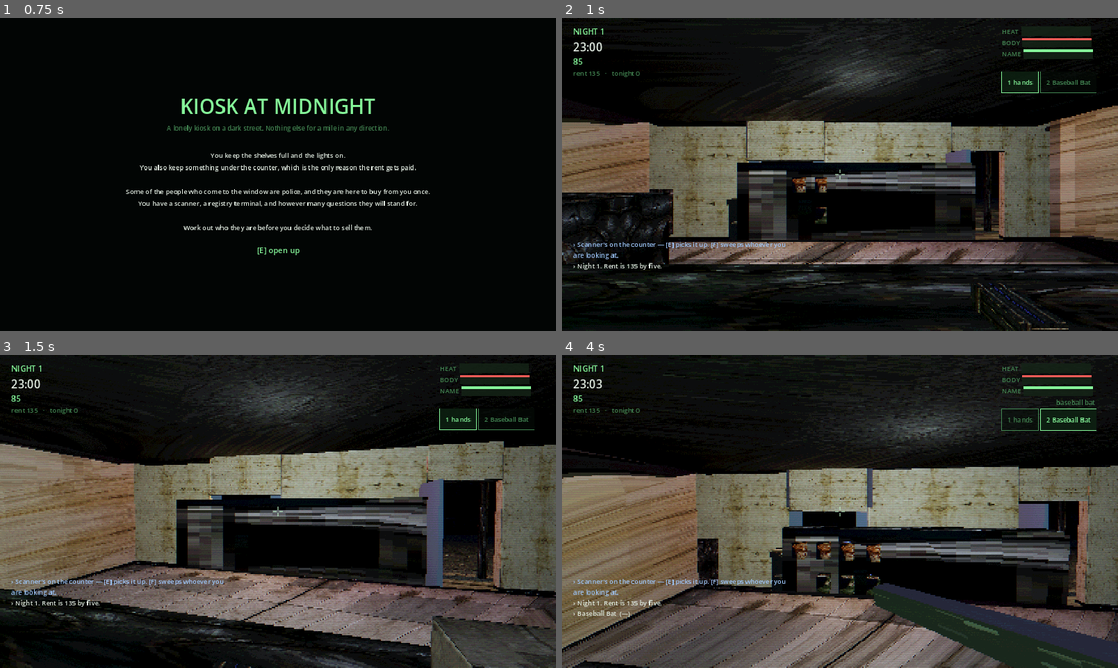
Above: before the commit, frames 1-4 (two rows, left to right).
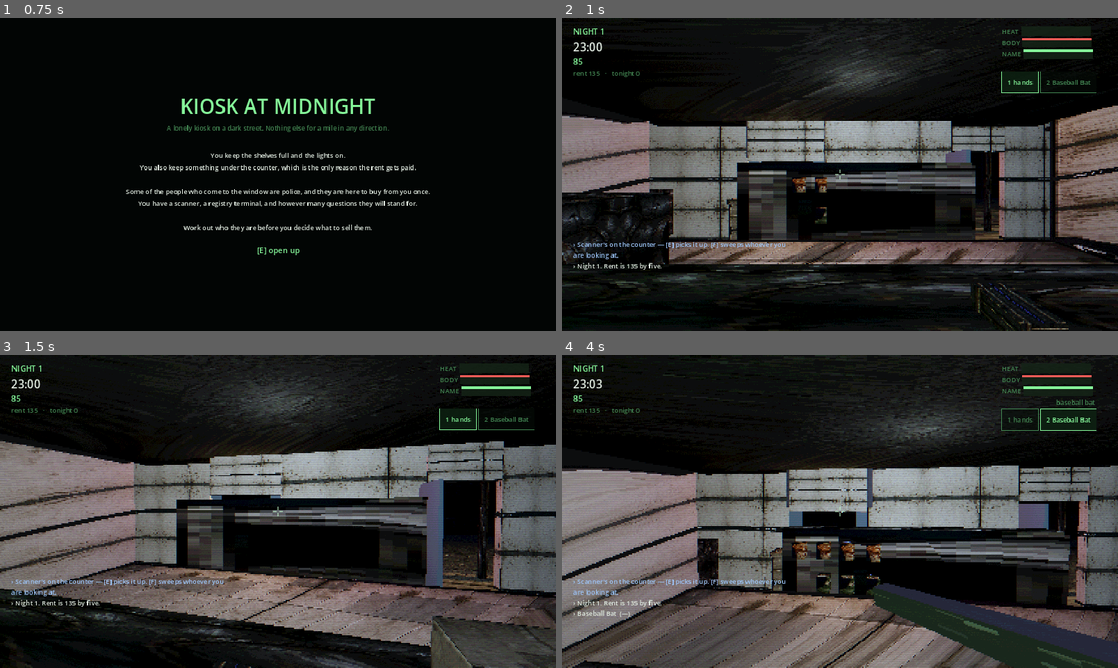
Above: after the commit, the same moments.

Repository: deeal87/Steam-game1
Game: Godot game, scene res://scenes/Boot.tscn
The game is run twice, just before and just after one commit, with the same random seed, the same clock (stepped at 60 frames per second) and the same inputs.
Inputs (mouse positions are in pixels of both pictures, inside the frame that each line leads up to):
- Up to frame 1 (0.75 s): tap Enter at 0.5 s; move the mouse to (400, 158) at 0.52 s; hold D (move_right) from 0.53 s (still down); right-click (400, 158) at 0.6 s; click (400, 158) at 0.67 s
- Up to frame 2 (1 s): keep holding D (move_right); tap Space (jump) at 0.77 s
- Up to frame 3 (1.5 s): tap Space (jump) at 1.07 s; move the mouse to (250, 511) at 1.27 s; release D (move_right) at 1.28 s; hold W (move_forward) from 1.28 s (still down); tap Ctrl (crouch) at 1.35 s
- Up to frame 4 (4 s): keep holding W (move_forward); tap Space (jump) at 1.52, 1.82, 3.02, 3.32, 3.77 s; move the mouse to (851, 505) at 2.02 s; press the mouse at (851, 505) at 2.03 s; move the mouse to (834, 517) at 2.77 s; release the mouse at (834, 517) at 2.78 s; tap X (holster) at 2.85 s; click (834, 517) at 2.92 s; move the mouse to (878, 514) at 3.52 s; hold E (interact) from 3.53 s (still down)

Frame 1 is identical in both runs. In frame 2, 18% of the frame differs, in the area x 0-100%, y 28-78%; in frame 3, 20%; in frame 4, 24%, in the area x 0-100%, y 29-95%.

Commit message:
Find the corrugated metal I said was not there, and mend two surfaces
The industrial sheet turns out to have exactly what I told you the pack
lacked: a ribbed metal panel, tileable, which is the one thing that says
shutter rather than wall. The shutter uses it now instead of the generated
corrugation. Also cut from that sheet: five sewer walls and four sewer
floors, all drawn as tileable surfaces rather than as swatches to look at,
plus riveted metal, concrete panel and dirty plaster. The tunnel walls and
floor move onto them, so the tunnels are no longer one brick everywhere.

Both surfaces you flagged were the same fault underneath. The counter front
is a photograph of a whole counter unit — pale upper panel, dark lower one —
so one copy stretched across the counter gave a flat slab with a band
through it that reads as plywood; it uses the counter *top* now, plain worn
wood with no structure, tiling three times without showing where a copy
ends. The wall swatch is a tall crop with a rail across it, and folding
something with a horizontal line in it hands that line back to you mirrored,
which was the seam behind the counter. Painted plaster is near enough
featureless to fold invisibly.

Both are the same lesson, and it is the one worth carrying into the rest of
the pack: a swatch with a feature in it cannot be mirrored, and a surface
wants to be the boring photograph rather than the interesting one.

Four crops came back with the swatch labels baked into them, mirrored, so
"CORRUGATED METAL" appeared upside down along the bottom of the shutter.
The border trim skips any row holding light text, which is most of a label.
Re-cut ten pixels lower.

A hundred and three painted surfaces, confirmed in the shipped binary.

Verified: smoke, balance and soak clean; all three platforms export.

Co-Authored-By: Claude Opus 5 <noreply@anthropic.com>
Claude-Session: https://claude.ai/code/session_01Y2H3cv3gXyithUA67HDMt6

Diff:
--- a/scripts/world/World.gd
+++ b/scripts/world/World.gd
@@ -185,7 +185,15 @@
 	# six-tile grid across the shop and each tile came out about a metre across
 	# — twice the size of a real floor tile and the first thing you notice.
 	_mats["floor"] = _surface("floor", ProcTex.tiles(41), 6.0, 6.0)
-	_mats["wall"] = _surface("wall", ProcTex.grime(Color(0.38, 0.37, 0.33), 0.45, 55), 4.0, 2.0)
+	# Painted plaster rather than the nicotine-stained panel.
+	#
+	# That swatch is a tall narrow crop with a rail across it, and folding a
+	# thing with a horizontal line in it puts that line back at you mirrored —
+	# which is the seam behind the counter. Painted plaster is close to
+	# featureless, so it folds without leaving anything to notice, and four
+	# repeats keeps whatever is left small.
+	_mats["wall"] = _surface("wall_painted",
+		ProcTex.grime(Color(0.38, 0.37, 0.33), 0.45, 55), 4.0, 4.0)
 	# Plain concrete overhead rather than the tiled ceiling from the kiosk sheet.
 	# That one is itself a grid of four tiles, so mirroring made sixteen and any
 	# repeat above one put a hundred-odd of them over your head — busy in a way a
@@ -194,7 +202,16 @@
 	# without ever announcing that it is tiling.
 	_mats["ceiling"] = _surface("ceiling_concrete",
 		ProcTex.grime(Color(0.26, 0.26, 0.25), 0.5, 61), 4.0, 3.0)
-	_mats["counter"] = _surface("counter_front", ProcTex.grime(Color(0.30, 0.24, 0.18), 0.4, 71), 2.0, 1.0)
+	# The counter top, not the counter front.
+	#
+	# The front swatch is a photograph of a whole counter unit — a pale upper
+	# panel over a dark green lower one — so stretching one copy across the
+	# counter gave a big flat slab with a band through it that reads as plywood.
+	# The top swatch is plain worn wood with no structure in it, which is what a
+	# surface wants to be: it tiles three times along the counter without ever
+	# showing where one copy ends.
+	_mats["counter"] = _surface("counter_top",
+		ProcTex.grime(Color(0.30, 0.24, 0.18), 0.4, 71), 2.0, 3.0)
 	_mats["steel"] = _surface("steel", ProcTex.metal(Color(0.30, 0.31, 0.33), 81), 1.0, 1.0)
 	# Lamp posts, bins, skips, the awning — the dull painted steel everything
 	# outdoors is made of. The pipe swatch is the closest thing in the pack to a
--- a/tools/CutTextures.gd
+++ b/tools/CutTextures.gd
@@ -52,6 +52,21 @@
 		["item_smokes", 1106, 152, 76, 112, true],
 		["item_lighter", 1286, 152, 50, 112, true],
 		["item_noodles", 954, 358, 74, 114, true],
+	],
+	"industrial.png": [
+		["sewer_wall_brick", 20, 138, 86, 92],
+		["sewer_wall_concrete", 112, 138, 86, 92],
+		["sewer_wall_wet", 296, 138, 86, 92],
+		["sewer_wall_mossy", 390, 138, 86, 92],
+		["sewer_wall_tile", 482, 138, 84, 92],
+		["sewer_floor_wet", 778, 138, 86, 92],
+		["sewer_floor_puddles", 963, 138, 86, 92],
+		["sewer_floor_brick", 1425, 138, 86, 92],
+		["sewer_floor_grate", 1147, 138, 86, 92],
+		["corrugated_metal", 978, 340, 70, 74],
+		["riveted_metal", 1055, 340, 70, 74],
+		["concrete_panel", 1210, 340, 70, 74],
+		["dirty_plaster", 1465, 340, 56, 74],
 	],
 	"furniture.png": [
 		["shelf_rack_metal", 290, 158, 68, 102, true],
Binary file added: textures/concrete_panel.png
Not shown, added: textures/concrete_panel.png.import
Binary file added: textures/corrugated_metal.png
Not shown, added: textures/corrugated_metal.png.import
Binary file added: textures/dirty_plaster.png
Not shown, added: textures/dirty_plaster.png.import
Binary file added: textures/riveted_metal.png
Not shown, added: textures/riveted_metal.png.import
Binary file added: textures/sewer_floor_brick.png
Not shown, added: textures/sewer_floor_brick.png.import
Binary file added: textures/sewer_floor_grate.png
Not shown, added: textures/sewer_floor_grate.png.import
(and 14 more such lines)
